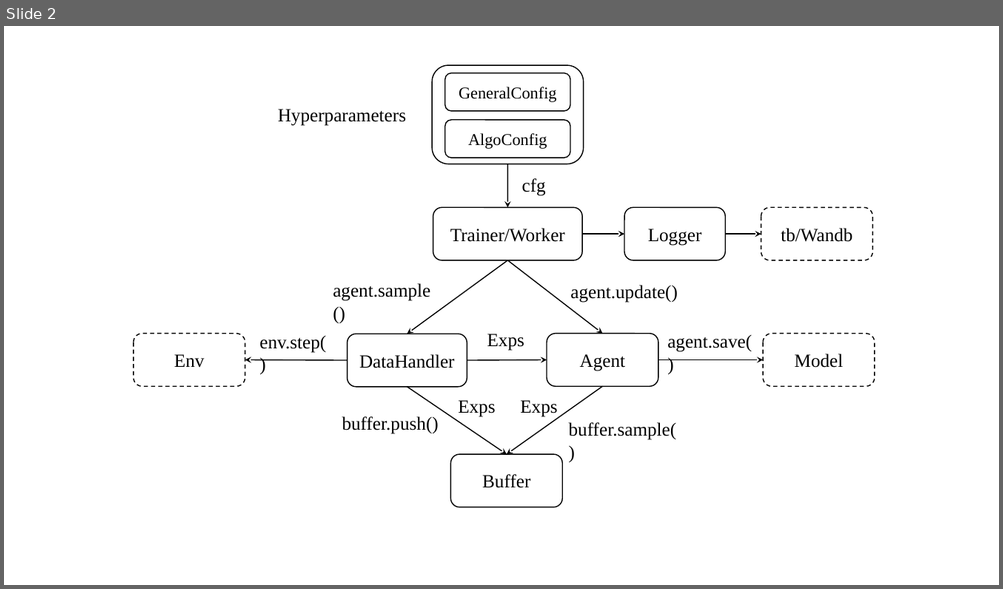
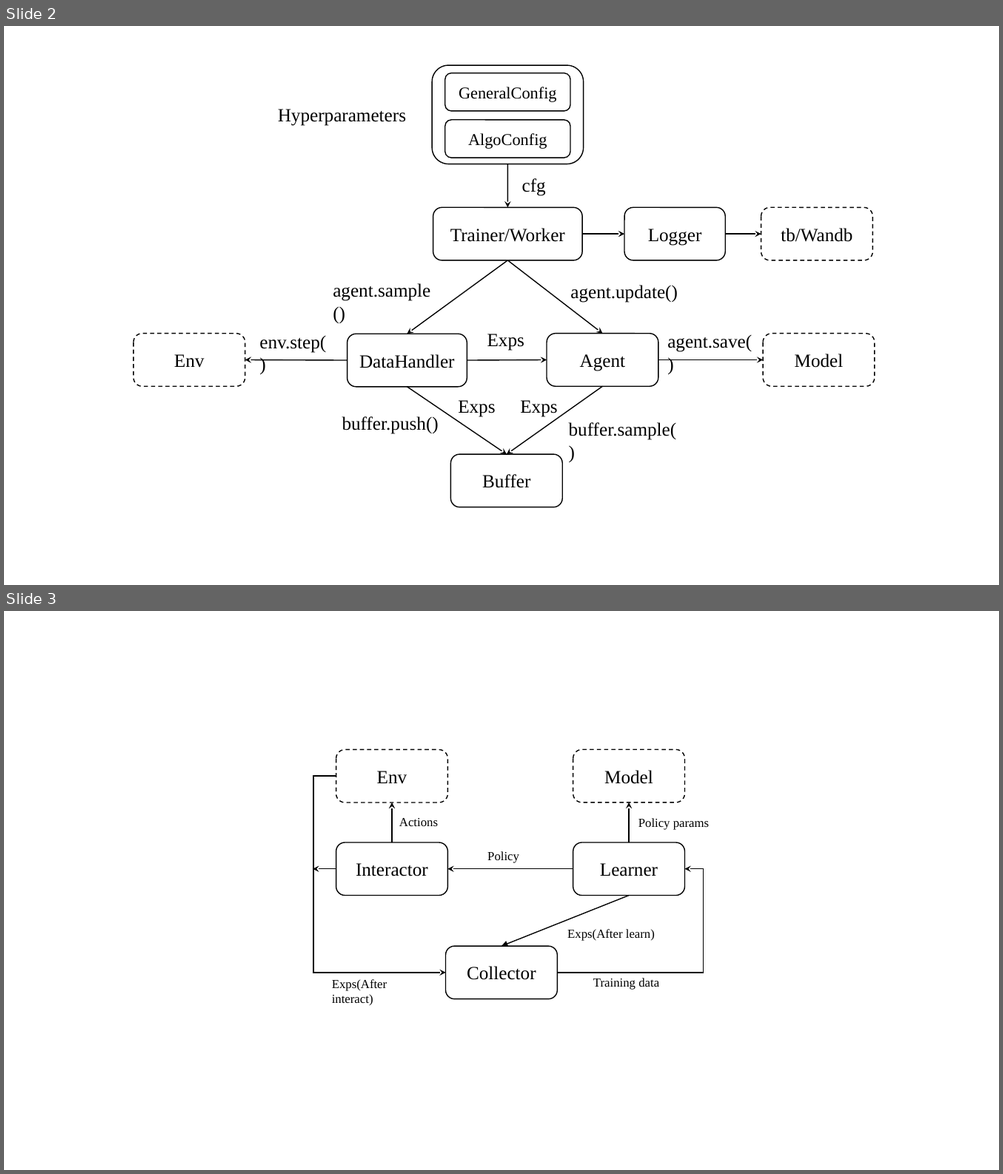
Before and after one commit to johnjim0816/joyrl-offline, a slide deck: docs/main.pptx. Shown one above the other, each under a label of ours: slide 2 before the commit, slides 2 and 3 after it. The pictures are 1003x589 and 1003x1174 pixels, drawn with LibreOffice and Linux fonts; fonts in the diff are those of the drawing. Boxes give left, top, right and bottom in pixels: in the first picture for what was removed or moved away, otherwise in the second. Text is boxed around its words. In the diff, an @@ line names an element or a change of style, - is before the commit and + after.

```diff
--- a/docs/main.pptx
+++ b/docs/main.pptx
@@ slide 3 added at bbox=[4, 611, 999, 1170], background #FFFFFF @@
@@ rounded rectangle added at bbox=[336, 750, 448, 803], outline #000000 1 pt dashed, 18 pt, text #000000 @@
+Env
@@ rounded rectangle added at bbox=[573, 750, 686, 803], outline #000000 1 pt dashed, 18 pt, text #000000 @@
+Model
@@ elbow arrow added from (336, 776) to (446, 973), #000000 1 pt @@
@@ arrow added from (392, 843) to (392, 803), #000000 1 pt @@
@@ arrow added from (629, 843) to (629, 803), #000000 1 pt @@
@@ text added at bbox=[399, 818, 438, 826], 12 pt, text #000000 @@
+Actions
@@ text added at bbox=[638, 818, 708, 830], 12 pt, text #000000 @@
+Policy params
@@ rounded rectangle added at bbox=[336, 843, 448, 896], outline #000000 1 pt, 18 pt, text #000000 @@
+Interactor
@@ text added at bbox=[487, 851, 519, 863], 12 pt, text #000000 @@
+Policy
@@ rounded rectangle added at bbox=[573, 843, 686, 896], outline #000000 1 pt, 18 pt, text #000000 @@
+Learner
@@ arrow added from (336, 869) to (313, 869), #000000 1 pt @@
@@ arrow added from (573, 869) to (448, 869), #000000 1 pt @@
@@ elbow arrow added from (557, 973) to (685, 869), #000000 1 pt @@
@@ arrow added from (629, 895) to (502, 947), #000000 1 pt @@
@@ text added at bbox=[567, 929, 654, 941], 12 pt, text #000000 @@
+Exps(After learn)
@@ rounded rectangle added at bbox=[446, 947, 558, 999], outline #000000 1 pt, 18 pt, text #000000 @@
+Collector
@@ text added at bbox=[332, 980, 387, 1006], 12 pt, text #000000 @@
+Exps(After interact)
@@ text added at bbox=[593, 978, 659, 990], 12 pt, text #000000 @@
+Training data
```
Also in this commit, not shown: 1 other slide added, 7 other files.
